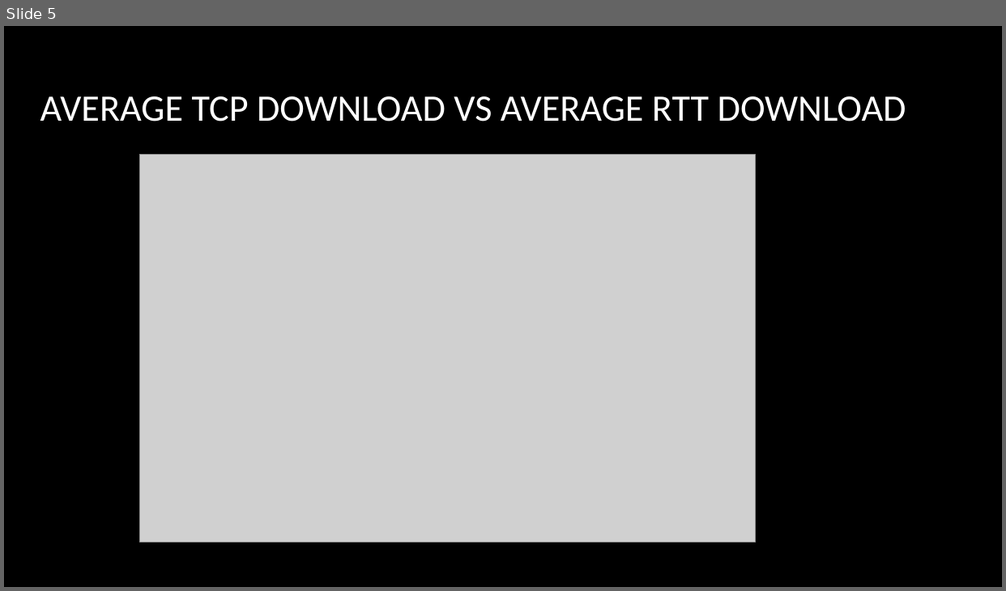
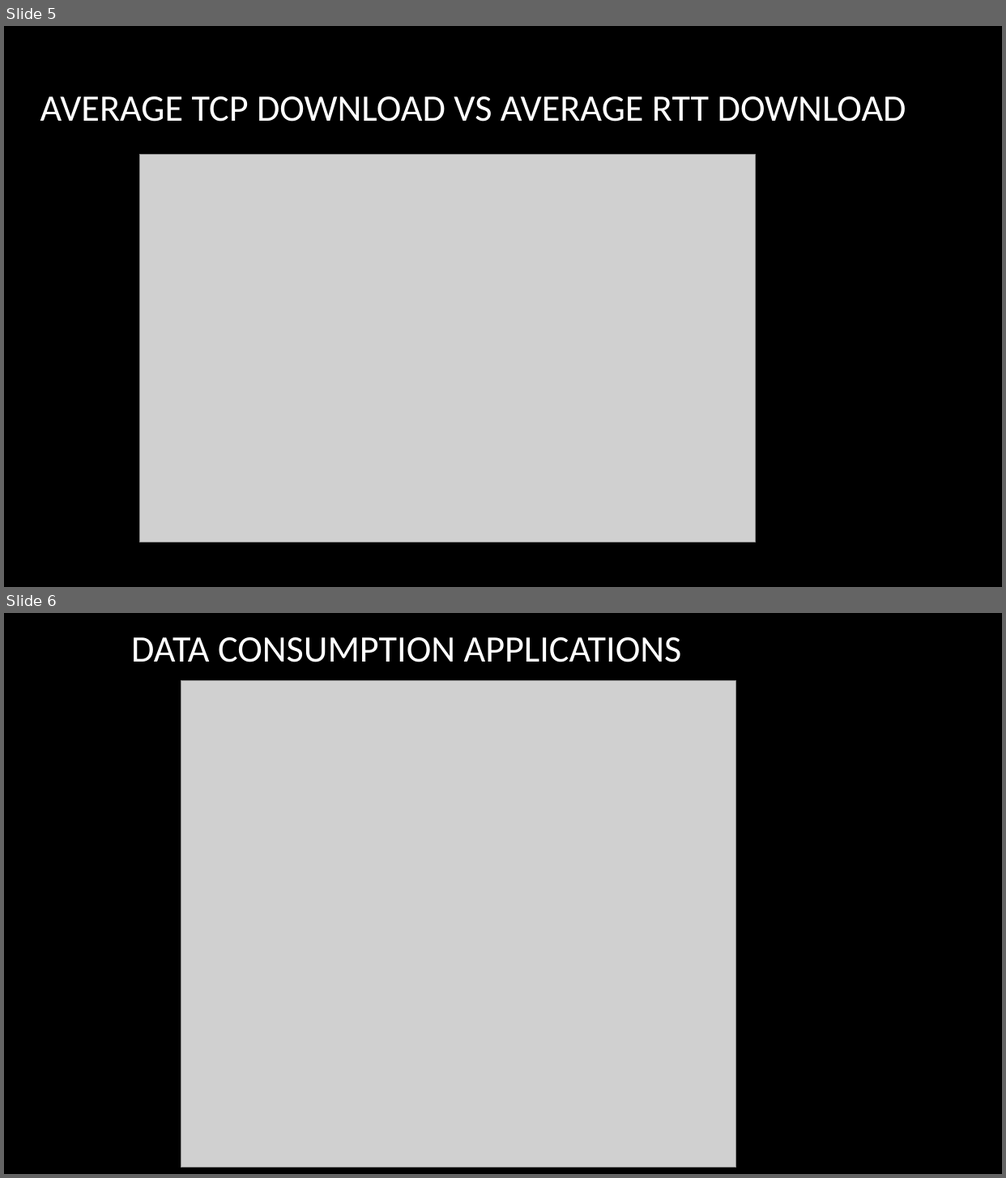
Before and after one commit to abu-bakarr/10-Academy-Week1, a slide deck: Presentation1.pptx. Shown one above the other, each under a label of ours: slide 5 before the commit, slides 5 and 6 after it. The pictures are 1006x591 and 1006x1178 pixels, drawn with LibreOffice and Linux fonts; fonts in the diff are those of the drawing; grey boxes stand for pictures; background and template pictures are left out. Boxes give left, top, right and bottom in pixels: in the first picture for what was removed or moved away, otherwise in the second. Text is boxed around its words. In the diff, an @@ line names an element or a change of style, - is before the commit and + after.

```diff
--- a/Presentation1.pptx
+++ b/Presentation1.pptx
@@ slide 6 added at (4,613,1002,1174), background picture (left out) @@
@@ title added at (131,637,682,662), 36 pt, text #FFFFFF @@
+DATA CONSUMPTION APPLICATIONS
@@ picture added at (181,681,736,1168) @@
```
Also in this commit, not shown: 1 slide removed, 2 other files.
